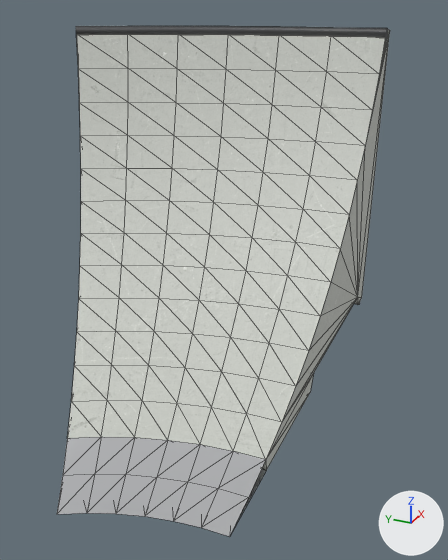
Renders of the glTF model public/katalog/modelle/corner-150.gltf from each side of a commit.
The view is the same before and after, from a camera (50 mm lens) standing at (-2.3, -1.39, 1.63) and looking at (0.02, -0.35, 0.47). Every picture has the same lights, and +X, +Y and +Z are marked at lower right. The older version comes first. Mesh edges are drawn as thin lines. Vertices at exactly the same position are counted once.

Script lines for the objects in view, before the commit:
```python
me_sk0446_corner_150_001 = bpy.data.meshes.new('SK0446_Corner_150.001')
me_sk0446_corner_150_001.from_pydata(...)  # 716 vertices, 1422 faces; spans x -1.05..1.05, y -0.78..0.78, z 0.0..1.49
# faces by material slot: [382, 1040]
me_sk0446_corner_150_001.materials.append(mat_beton)
me_sk0446_corner_150_001.materials.append(mat_stahl)  # white #e1e2e5
ob_sk0446_corner_150_001 = bpy.data.objects.new('SK0446_Corner_150.001', me_sk0446_corner_150_001)
ob_sk0446_corner_150_001.location = (0.0, 0.0, 0.0)
```
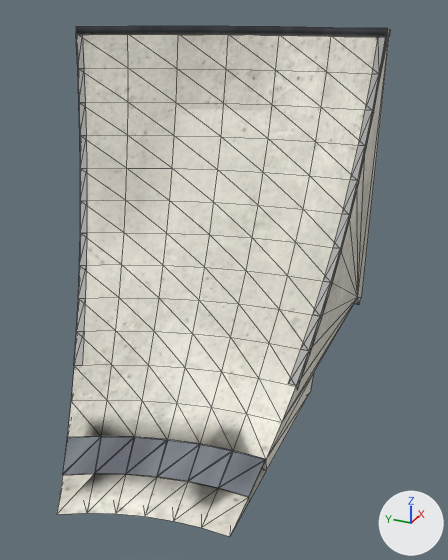
The change, as a list of edits to the scene's bpy script:
```text
Add img_corner_150_normal:
    img_corner_150_normal = load_image('corner-150_normal', 'texturen/corner-150_normal.jpg', 2048, 2048, 'Non-Color')
Add img_corner_150_farbe:
    img_corner_150_farbe = load_image('corner-150_farbe', 'texturen/corner-150_farbe.jpg', 2048, 2048, 'sRGB')
Add mat_stahl_web_029:
    mat_stahl_web_029 = bpy.data.materials.new('Stahl_web.029')
    # uses the picture img_corner_150_farbe
    # uses the picture img_corner_150_normal
Add mat_kantenwinkel_web_024:
    mat_kantenwinkel_web_024 = bpy.data.materials.new('Kantenwinkel_web.024')
    # uses the picture img_corner_150_farbe
    # uses the picture img_corner_150_normal
Add mat_beton_web_035:
    mat_beton_web_035 = bpy.data.materials.new('Beton_web.035')
    # uses the picture img_corner_150_farbe
    # uses the picture img_corner_150_normal
Change me_sk0446_corner_150_001:
    used by ob_sk0446_corner_150_001; location = (0.0, 0.0, 0.0)
    remove me_sk0446_corner_150_001.from_pydata(...)  # 716 vertices, 1422 faces; spans x -1.05..1.05, y -0.78..0.78, z 0.0..1.49
    add me_sk0446_corner_150_001.from_pydata(...)  # 996 vertices, 1926 faces; spans x -1.05..1.06, y -0.78..0.78, z 0.0..1.49
    me_sk0446_corner_150_001 part 1: a new loose piece of 33 vertices spanning x -0.47..0.57, y 0.11..0.75, z 0.15..1.46, in mat_kantenwinkel_web_024
    me_sk0446_corner_150_001 part 2: a new loose piece of 33 vertices spanning x -0.23..0.98, y -0.78..-0.75, z 0.15..1.46, in mat_kantenwinkel_web_024
    me_sk0446_corner_150_001 part 3: 185 vertices added at x -1.05..1.03, y -0.78..0.78, z 0.0..1.48
    me_sk0446_corner_150_001 part 4: 2 vertices moved within x 0.89, y 0.01, z 1.45..1.48; 7 vertices added at x 0.85..0.95, y 0.0..0.03, z 1.45..1.48
    me_sk0446_corner_150_001 part 5: 213 faces spanning x -0.7..1.05, y -0.78..0.78, z 0.0..1.48 switch from mat_beton to mat_beton_web_035
    me_sk0446_corner_150_001 part 6: 6 faces spanning x -0.97..-0.56, y -0.68..-0.26, z 0.0..0.02 switch from mat_stahl (white #e1e2e5) to mat_beton_web_035
    me_sk0446_corner_150_001 part 7: 981 faces spanning x -0.91..1.0, y -0.78..0.75, z 0.02..1.49 switch from mat_stahl (white #e1e2e5) to mat_stahl_web_029
    other edits to the shape of me_sk0446_corner_150_001 do not show in these pictures
    add me_sk0446_corner_150_001.materials.append(mat_kantenwinkel_web_024)
```

Where the change shows, as pixel boxes (x1, y1, x2, y2) in the pictures (448 x 560 px):
part 1 of me_sk0446_corner_150_001, added
    after: (74, 34, 87, 366)
part 2 of me_sk0446_corner_150_001, added
    after: (288, 36, 387, 389)
part 3 of me_sk0446_corner_150_001, added
    after: (57, 32, 390, 537)
part 4 of me_sk0446_corner_150_001, reshaped (mostly hidden)
    after: (178, 33, 280, 35)
part 5 of me_sk0446_corner_150_001, recoloured
    both: (75, 30, 390, 470)
part 6 of me_sk0446_corner_150_001, recoloured
    both: (116, 475, 156, 513)
part 7 of me_sk0446_corner_150_001, recoloured (darker)
    before: (63, 26, 388, 497)
    after: (76, 26, 388, 37)
